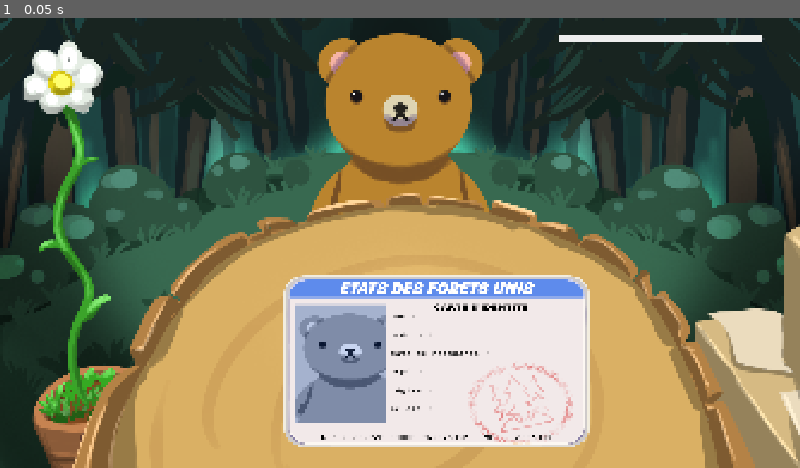
Above: before the commit, frame 1.
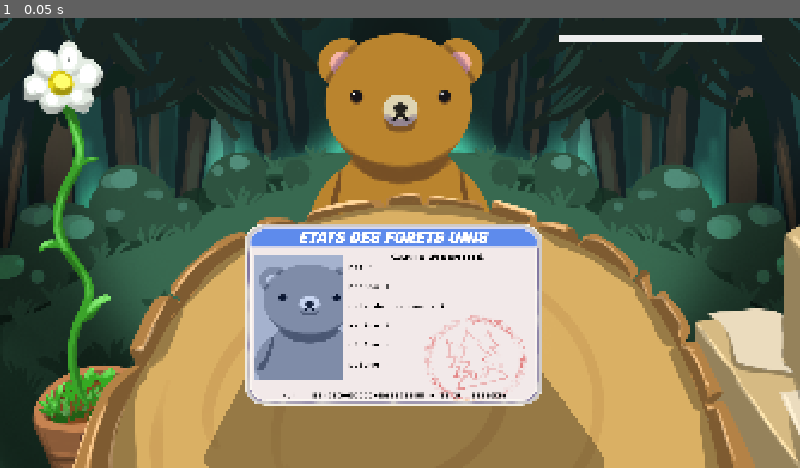
Above: after the commit, the same moment.

Repository: Acedyn/sgj-faux-cerf
Game: Godot game, scene res://contact/character_contact.tscn
Same seed, same stepped clock (60 frames per second), same inputs: the game is played once before the commit and once after it.
Inputs:
- Up to frame 1 (0.05 s): no input

The runs differ from the first frame. In frame 1, 19% of the frame differs, in the area x 25-76%, y 45-100%.

Commit message:
feat: add id detection logic

Diff:
--- a/contact/character_contact.tscn
+++ b/contact/character_contact.tscn
@@ -4,9 +4,9 @@
 [ext_resource type="Texture2D" uid="uid://bh0b3cqbv2gv1" path="res://contact/perso.png" id="1_lor1l"]
 [ext_resource type="Texture2D" uid="uid://bm0ba60efbyh7" path="res://contact/decor.png" id="1_q75l0"]
 [ext_resource type="PackedScene" uid="uid://c450qi8ssgmge" path="res://speech/character_speech.tscn" id="3_jj318"]
-[ext_resource type="Texture2D" uid="uid://ekurwj45p73" path="res://contact/id.png" id="4_nw3mx"]
-[ext_resource type="Script" uid="uid://dg177okdt05xo" path="res://contact/hovered_word.gd" id="5_e4yag"]
+[ext_resource type="PackedScene" uid="uid://d0j3ifdf50jax" path="res://workbench/id_workbench.tscn" id="4_nw3mx"]
 [ext_resource type="Theme" uid="uid://b1hrtwt8x08fy" path="res://speech/speech_theme.tres" id="5_nhl12"]
+[ext_resource type="Script" uid="uid://dg177okdt05xo" path="res://workbench/level_manager.gd" id="7_nw3mx"]
 
 [node name="CharacterContact" type="Node2D"]
 
@@ -37,27 +37,25 @@
 texture = ExtResource("1_q75l0")
 expand_mode = 1
 
-[node name="IDTexture" type="TextureRect" parent="Control"]
-layout_mode = 0
-offset_left = 681.0
-offset_top = 617.0
-offset_right = 1412.0
-offset_bottom = 1028.0
-texture = ExtResource("4_nw3mx")
-expand_mode = 1
-
 [node name="CharacterSpeech" parent="Control" instance=ExtResource("3_jj318")]
 layout_mode = 0
 offset_left = 1338.0
 offset_top = 39.0
 offset_right = 1830.0
 offset_bottom = 554.0
-speech_text = "Hello world !! How are you ? odfjgopsdifjgopsjdfog dfgjoipdfoigd"
+speech_text = "Hello wod !! Hw areyu ?odfjgopsdifjgopsjdfog dfgjoipdfogd"
 
-[node name="HoveredWords" type="Control" parent="Control"]
+[node name="LevelManager" type="Control" parent="Control"]
 layout_mode = 3
 anchors_preset = 0
 offset_right = 40.0
 offset_bottom = 40.0
 theme = ExtResource("5_nhl12")
-script = ExtResource("5_e4yag")
+script = ExtResource("7_nw3mx")
+
+[node name="IDTexture" parent="Control/LevelManager" instance=ExtResource("4_nw3mx")]
+layout_mode = 0
+offset_left = 587.0
+offset_top = 493.0
+offset_right = 1300.0
+offset_bottom = 928.0
--- a/speech/speech_theme.tres
+++ b/speech/speech_theme.tres
@@ -1,7 +1,6 @@
 [gd_resource type="Theme" load_steps=3 format=3 uid="uid://b1hrtwt8x08fy"]
 
-[sub_resource type="StyleBoxFlat" id="StyleBoxFlat_cpc8o"]
-bg_color = Color(0.929412, 0.929412, 0.929412, 1)
+[sub_resource type="StyleBoxEmpty" id="StyleBoxEmpty_wt5hm"]
 
 [sub_resource type="StyleBoxFlat" id="StyleBoxFlat_wt5hm"]
 bg_color = Color(0.929715, 0.929715, 0.929715, 1)
@@ -13,12 +12,9 @@
 [resource]
 Button/colors/font_color = Color(0.0885601, 0.0885598, 0.0885599, 1)
 Button/colors/font_focus_color = Color(0.0901961, 0.0901961, 0.0901961, 1)
-Button/colors/font_hover_color = Color(0.0901961, 0.0901961, 0.0901961, 1)
+Button/colors/font_hover_color = Color(0.95, 0.95, 0.95, 1)
 Button/font_sizes/font_size = 30
-Button/styles/focus = null
-Button/styles/hover = null
-Button/styles/normal = SubResource("StyleBoxFlat_cpc8o")
-Button/styles/pressed = null
+Button/styles/normal = SubResource("StyleBoxEmpty_wt5hm")
 Label/colors/font_color = Color(0.226707, 0.226707, 0.226707, 1)
 Label/font_sizes/font_size = 30
 MarginContainer/constants/margin_bottom = 10
--- a/speech/speech_word.gd
+++ b/speech/speech_word.gd
@@ -4,13 +4,22 @@
 enum WordState {IN_SPEECH, SELECTED, PLACED}
 @export var state: WordState
 @export var hovered: bool = false
+@export var offset: Vector2 = Vector2(0, 0)
+@export var target: Rect2 = Rect2()
 
 func _on_button_down() -> void:
-	add_theme_color_override("font_color", Color(0, 0, 0, ))
-	GlobalSignals.word_drag_in.emit(self)
+	offset = global_position - get_global_mouse_position()
+	if state == WordState.IN_SPEECH:
+		GlobalSignals.word_drag_in.emit(self)
+	elif  state == WordState.PLACED:
+		state = WordState.SELECTED
 
 func _process(delta: float) -> void:
 	if state == WordState.SELECTED:
 		if not Input.is_mouse_button_pressed(1):
-			state = WordState.PLACED
-		global_position = get_global_mouse_position()
+			if target.intersects(get_rect()):
+				state = WordState.PLACED
+			else:
+				queue_free()
+		else:
+			global_position = get_global_mouse_position() + offset
--- /dev/null
+++ b/workbench/id_workbench.tscn
@@ -0,0 +1,23 @@
+[gd_scene load_steps=2 format=3 uid="uid://d0j3ifdf50jax"]
+
+[ext_resource type="Texture2D" uid="uid://ekurwj45p73" path="res://contact/id.png" id="1_oafie"]
+
+[node name="Control" type="Control"]
+layout_mode = 3
+anchors_preset = 0
+offset_right = 717.0
+offset_bottom = 438.0
+
+[node name="Polygon2D" type="Polygon2D" parent="."]
+position = Vector2(-108, 327)
+color = Color(0, 0, 0, 0.313726)
+polygon = PackedVector2Array(771, -40, 155, -51, 14, 222, 9, 239, 15, 253, 27, 267, 51, 269, 512, 271, 943, 271, 958, 266, 968, 256, 971, 239, 963, 222)
+
+[node name="IDTexture" type="TextureRect" parent="."]
+offset_right = 713.0
+offset_bottom = 435.0
+texture = ExtResource("1_oafie")
+expand_mode = 1
+
+[connection signal="mouse_entered" from="." to="." method="_on_mouse_entered"]
+[connection signal="mouse_exited" from="." to="." method="_on_mouse_exited"]
--- a/contact/hovered_word.gd
+++ b/workbench/level_manager.gd
@@ -1,13 +1,14 @@
 class_name HoveredWord
 extends Control
+
+@onready var current_level: Control = $IDTexture
 
 func _ready() -> void:
 	GlobalSignals.word_drag_in.connect(_on_word_drag_in)
 
 func _on_word_drag_in(node: SpeechWord):
 	var duplicated_word = node.duplicate()
-	duplicated_word.name = node.name + "_REPARENTED"
 	duplicated_word.text = node.text
-	duplicated_word.hovered = true
 	duplicated_word.state = SpeechWord.WordState.SELECTED
+	duplicated_word.target = current_level.get_global_rect()
 	add_child(duplicated_word)
Renamed: contact/hovered_word.gd.uid -> workbench/level_manager.gd.uid
